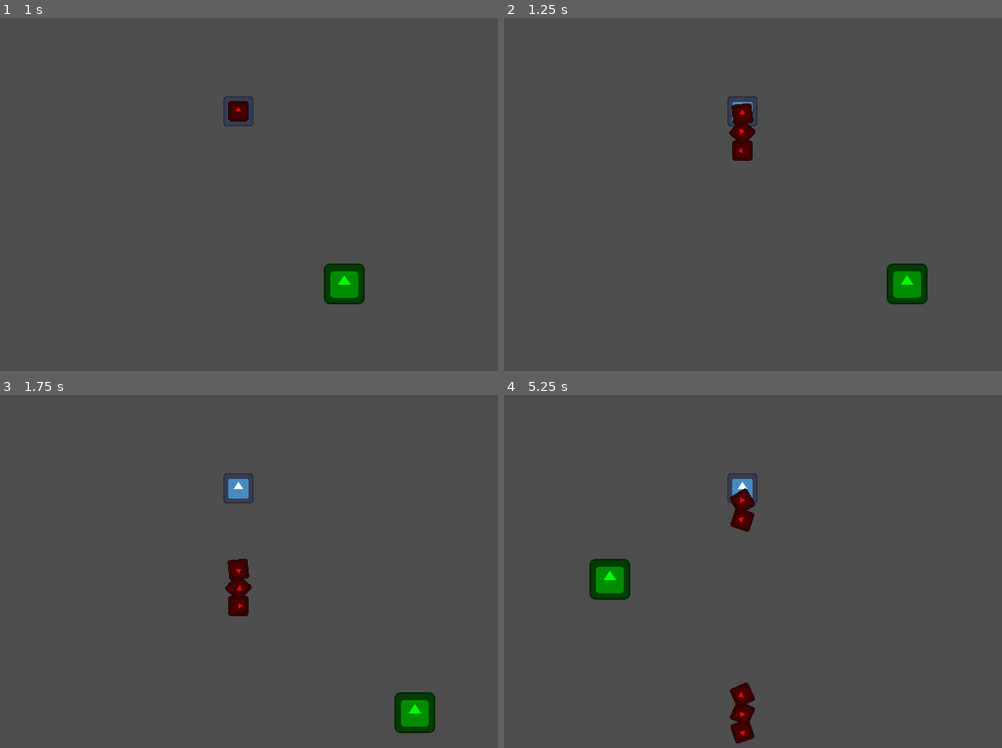
Above: before the commit, frames 1-4 (two rows, left to right).
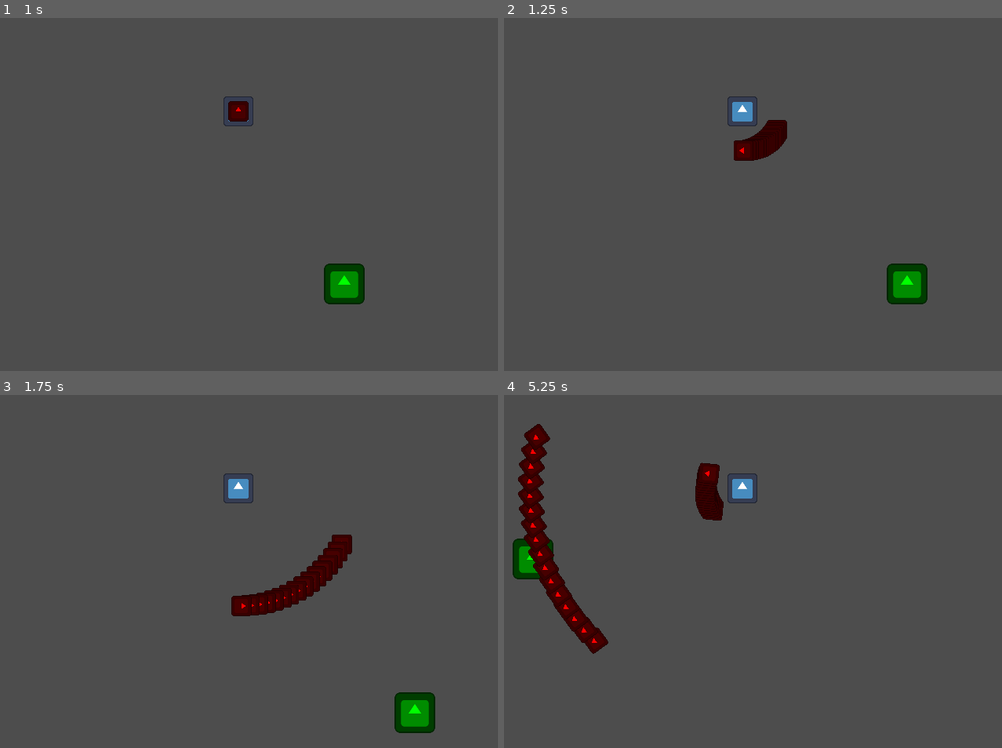
Above: after the commit, the same moments.

Repository: Zeroeth-0/Gatogun
Game: Godot game, scene res://scenes/levels/world.tscn
Two runs of this game, one before a commit and one after it. Both use one fixed random seed, a clock stepped at 60 frames per second and the inputs below. The engine's default icon, where the game draws it, is replaced by a stand-in: a white triangle on a blue panel in a dark square.
Inputs:
- Up to frame 1 (1 s): tap Enter at 0.5 s; hold D (RIGHT) from 0.53 s (still down)
- Up to frame 2 (1.25 s): keep holding D (RIGHT)
- Up to frame 3 (1.75 s): release D (RIGHT) at 1.28 s; hold S (DOWN) from 1.28 s (still down)
- Up to frame 4 (5.25 s): release S (DOWN) at 2.03 s; hold D (RIGHT) 2.03-2.78 s; hold W (UP) 2.78-3.53 s; hold A (LEFT) 3.53-5.03 s; hold S (DOWN) from 5.03 s (still down)

Frame 1 is identical in both runs. In frame 2, 1.0% of the frame differs, in the area x 45-57%, y 24-41%; in frame 3, 2.1%; in frame 4, 6.0%, in the area x 1-51%, y 8-99%.

Commit message:
Rank system

Diff:
--- a/scenes/levels/world.tscn
+++ b/scenes/levels/world.tscn
@@ -1,17 +1,17 @@
-[gd_scene load_steps=5 format=3 uid="uid://bu4plpf86f1x1"]
+[gd_scene load_steps=4 format=3 uid="uid://bu4plpf86f1x1"]
 
 [ext_resource type="PackedScene" uid="uid://dha3ds2h57s2b" path="res://scenes/bullets/bullet.tscn" id="1_xpsw6"]
 [ext_resource type="PackedScene" uid="uid://cwod13co6stfe" path="res://scenes/weapons/emitter.tscn" id="3_8gymy"]
-[ext_resource type="Script" path="res://source/weapons/emitter.gd" id="4_mvtvv"]
 [ext_resource type="PackedScene" uid="uid://dnm46gsra70ug" path="res://scenes/player/cat_player.tscn" id="4_nvx4x"]
 
 [node name="World" type="Node2D"]
 
 [node name="Emitter" parent="." instance=ExtResource("3_8gymy")]
 position = Vector2(317, 317)
-script = ExtResource("4_mvtvv")
 bulletScene = ExtResource("1_xpsw6")
-rank = 6.0
+aimAtPlayer = true
+arms = 16
+spreadAngle = 60.0
 
 [node name="CatPlayer" parent="." groups=["Player"] instance=ExtResource("4_nvx4x")]
 position = Vector2(317, 537)
--- a/scenes/player/cat_player.tscn
+++ b/scenes/player/cat_player.tscn
@@ -6,7 +6,6 @@
 [sub_resource type="RectangleShape2D" id="RectangleShape2D_klkvo"]
 
 [node name="CatPlayer" type="CharacterBody2D"]
-position = Vector2(326, 537)
 script = ExtResource("1_7pfs0")
 speed = 200
 screenMargin = 50
--- a/scenes/weapons/emitter.tscn
+++ b/scenes/weapons/emitter.tscn
@@ -1,8 +1,10 @@
-[gd_scene load_steps=2 format=3 uid="uid://cwod13co6stfe"]
+[gd_scene load_steps=3 format=3 uid="uid://cwod13co6stfe"]
 
+[ext_resource type="Script" path="res://source/weapons/emitter.gd" id="1_5biob"]
 [ext_resource type="Texture2D" uid="uid://cuojt0mdh67vh" path="res://icon.svg" id="1_g2hru"]
 
 [node name="Emitter" type="Marker2D"]
+script = ExtResource("1_5biob")
 
 [node name="Sprite2D" type="Sprite2D" parent="."]
 scale = Vector2(0.3, 0.3)
--- a/source/bullets/bullet.gd
+++ b/source/bullets/bullet.gd
@@ -31,7 +31,7 @@
 	sndStartTime += fstStartTime
 
 # Set direction and speed for the bullet
-func set_properties(newDirection: Vector2, newSpeed: float) -> void:
+func set_properties(newDirection: Vector2, newSpeed: int) -> void:
 	direction = newDirection
 	speed = newSpeed
 
@@ -55,7 +55,7 @@
 	elapsedTime += delta
 
 	if !grav: velocity = direction * speed
-	else: apply_gravity(delta)
+	else: apply_gravity()
 
 	update_direction(delta)
 	if modifySpeed: update_speed()
@@ -65,7 +65,7 @@
 	position += velocity * delta
 	sprite.rotation_degrees -= rotationSpeed * delta
 
-func apply_gravity(delta: float) -> void:
+func apply_gravity() -> void:
 	acceleration.y = gravity * gravIntensity
 
 # Adjust bullet's direction based on its type
--- a/source/player/catplayer.gd
+++ b/source/player/catplayer.gd
@@ -5,7 +5,7 @@
 @export var screenMargin: int
 var direction: Vector2 = Vector2.UP
 
-func _physics_process(delta):
+func _physics_process(_delta):
 	screen_clamp(get_viewport().get_visible_rect().size)
 	movement()
 
--- a/source/weapons/emitter.gd
+++ b/source/weapons/emitter.gd
@@ -93,9 +93,9 @@
 	handle_rotation()
 
 func rank_adj():
-	var manVal: float = rank / 4.0
-	if arms > 1: arms += manVal * manVal
-	burstCount += manVal * manVal
+	var manuVal: float = rank / 4.0
+	if arms > 1: arms += manuVal * manuVal
+	if burstCount <= 2: burstCount += manuVal * manuVal
 
 func handle_rotation():
 	var adj_angle = rotationAngle
--- a/utils/InputManager.gd
+++ b/utils/InputManager.gd
@@ -15,7 +15,7 @@
 var xPress: bool = false
 
 # Called every frame. 'delta' is the elapsed time since the previous frame.
-func _physics_process(delta):
+func _physics_process(_delta):
 	d_pad()
 	action()
 
